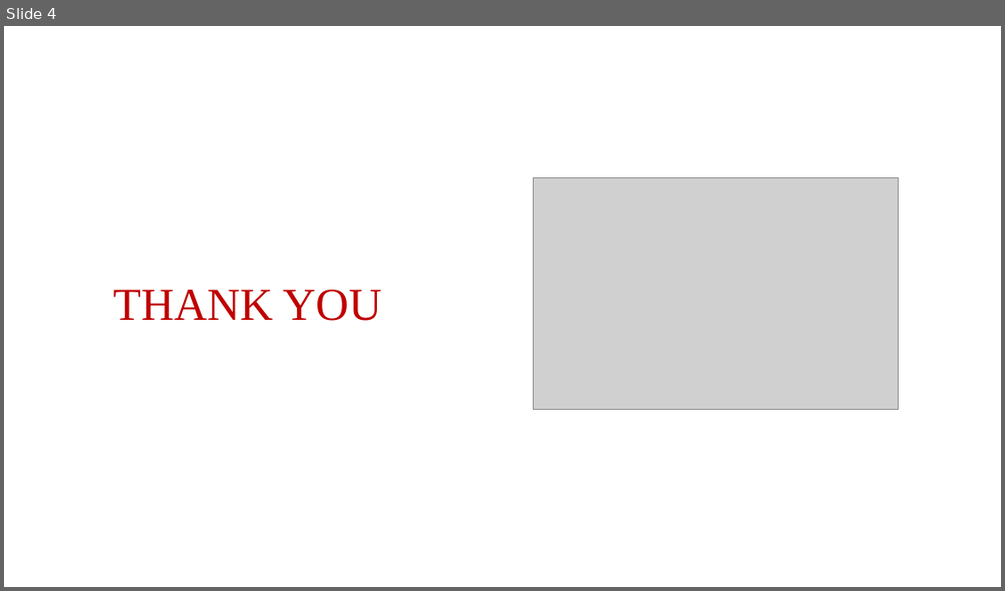
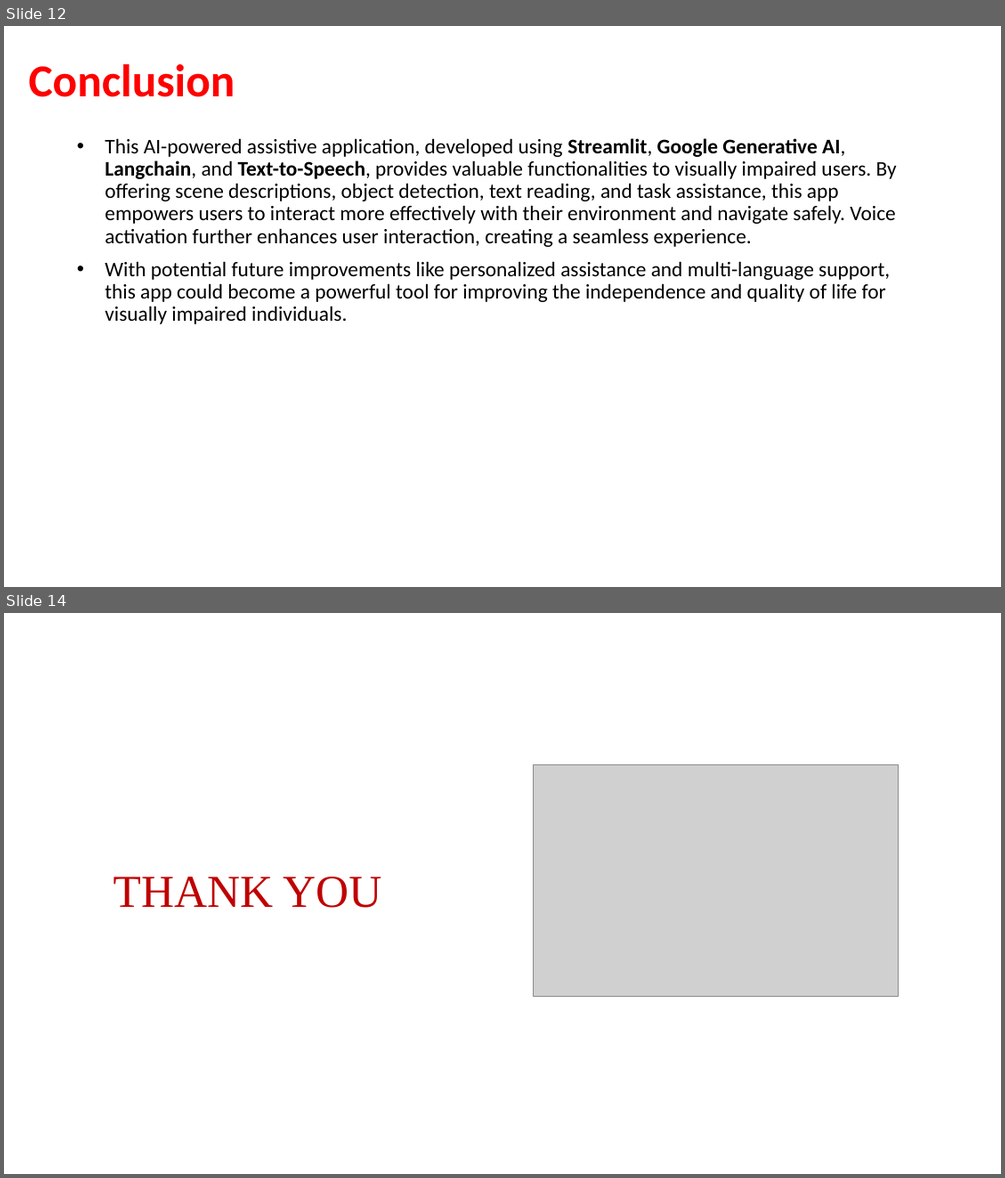
Before and after one commit to VijayShinde1996/AI_Powered_Assistant_Visually_Impaired_Individuals, a slide deck: Innomatics_Project_Report.pptx. Shown one above the other, each under a label of ours: slide 4 before the commit, slides 12 and 14 after it; the slides between them are not shown. The pictures are 1005x591 and 1005x1178 pixels, drawn with LibreOffice and Linux fonts; fonts in the diff are those of the drawing; grey boxes stand for pictures; background and template pictures are left out. Boxes give left, top, right and bottom in pixels: in the first picture for what was removed or moved away, otherwise in the second. Text is boxed around its words. In the diff, an @@ line names an element or a change of style, - is before the commit and + after.

```diff
--- a/Innomatics_Project_Report.pptx
+++ b/Innomatics_Project_Report.pptx
@@ slide 12 added at box(4, 26, 1001, 587), background #FFFFFF @@
@@ title added at box(29, 64, 235, 97), 44 pt, text #FF0000, bold @@
+Conclusion
@@ text added at box(105, 138, 897, 324), 20 pt, text #000000 @@
+• This AI-powered assistive application, developed using Streamlit, Google Generative AI, Langchain, and Text-to-Speech, provides valuable functionalities to visually impaired users. By offering scene descriptions, object detection, text reading, and task assistance, this app empowers users to interact more effectively with their environment and navigate safely. Voice activation further enhances user interaction, creating a seamless experience.
+• With potential future improvements like personalized assistance and multi-language support, this app could become a powerful tool for improving the independence and quality of life for visually impaired individuals.
@@ what was slide 4 is now slide 14 @@
```
Also in this commit, not shown: 12 other slides added, 3 slides removed, 4 other files.
